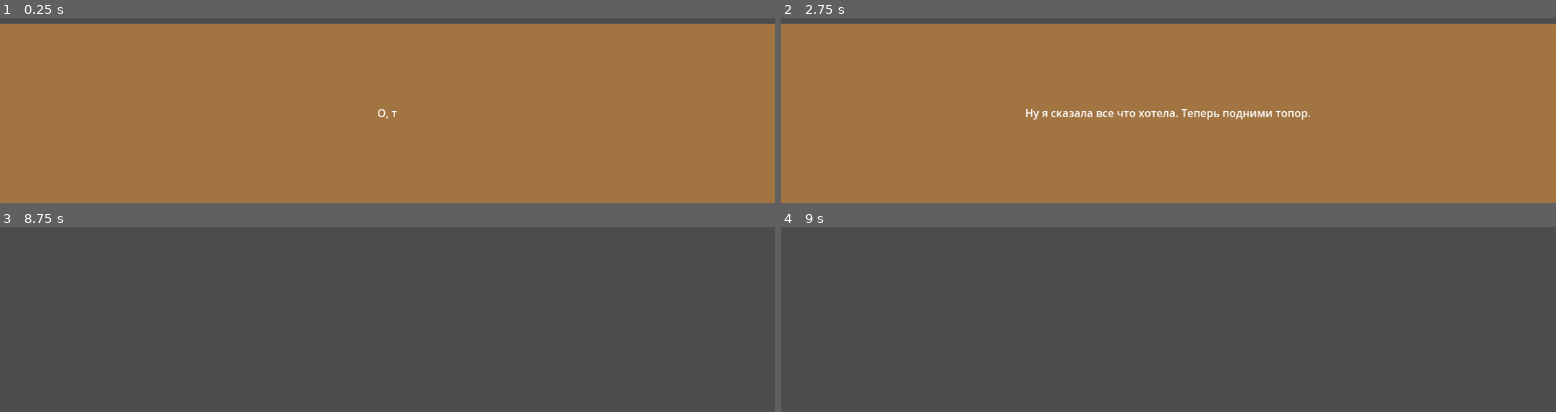
Above: before the commit, frames 1-4 (two rows, left to right).
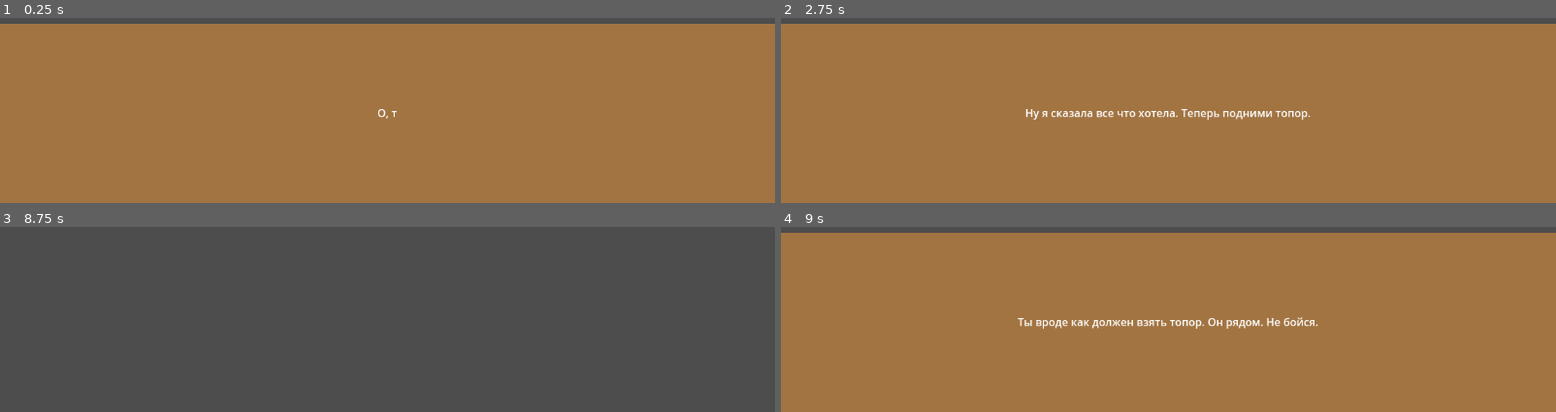
Above: after the commit, the same moments.

Repository: ColdmanAnt/GodotGame
Game: Godot game, scene res://Scenes/StartScene.tscn
Two runs of this game, one before a commit and one after it. Both use one fixed random seed, a clock stepped at 60 frames per second and the inputs below.
Inputs (mouse positions are in pixels of both pictures, inside the frame that each line leads up to):
- Up to frame 1 (0.25 s): no input
- Up to frame 2 (2.75 s): tap Enter at 0.5, 1.35 s; move the mouse to (outside the picture) at 0.52 s; press the mouse at (outside the picture) at 0.53 s; tap Space (ui_select) at 0.77, 1.52, 2 s; move the mouse to (outside the picture) at 1.27 s; release the mouse at (outside the picture) at 1.28 s; move the mouse to (outside the picture) at 2.02 s; press the mouse at (outside the picture) at 2.03 s
- Up to frame 3 (8.75 s): tap Enter at 2.75, 2.85, 4.25, 4.35, 5.85, 7.35 s; move the mouse to (348, 280) at 2.77 s; release the mouse at (348, 280) at 2.78 s; tap Space (ui_select) at 3.02, 3.5, 3.77, 4.52, 5, 6.02, 6.77, 7.52 s; move the mouse to (620, 260) at 3.52 s; press the mouse at (620, 260) at 3.53 s; move the mouse to (outside the picture) at 4.27 s; release the mouse at (outside the picture) at 4.28 s; move the mouse to (outside the picture) at 5.02 s; press the mouse at (outside the picture) at 5.03 s; move the mouse to (outside the picture) at 5.77 s; release the mouse at (outside the picture) at 5.78 s; move the mouse to (outside the picture) at 6.52 s; press the mouse at (outside the picture) at 6.53 s; move the mouse to (outside the picture) at 7.27 s; release the mouse at (outside the picture) at 7.28 s; move the mouse to (outside the picture) at 8.02 s; press the mouse at (outside the picture) at 8.03 s
- Up to frame 4 (9 s): move the mouse to (1129, 280) at 8.77 s; release the mouse at (1129, 280) at 8.78 s; tap Enter at 8.85 s

Frames 1-3 are identical in both runs. In frame 4, 97% of the frame differs, in the area x 0-100%, y 3-100%.

Commit message:
Добавил звук вывода символов

Diff:
--- a/Scenes/UI/DialogUI.tscn
+++ b/Scenes/UI/DialogUI.tscn
@@ -1,6 +1,7 @@
-[gd_scene load_steps=3 format=3 uid="uid://blfarrs2uy2j8"]
+[gd_scene load_steps=4 format=3 uid="uid://blfarrs2uy2j8"]
 
 [ext_resource type="Script" uid="uid://dcjarj8l2vlfk" path="res://Scripts/UI/DialogUI.gd" id="1_qjaxh"]
+[ext_resource type="AudioStream" uid="uid://bantlpchpcg8i" path="res://Assets/Audio/Dialog/mixkit-sci-fi-typewriter-sound-1370-_1_.wav" id="2_scfrx"]
 
 [sub_resource type="StyleBoxFlat" id="StyleBoxFlat_4ta1a"]
 content_margin_left = 20.0
@@ -40,3 +41,7 @@
 horizontal_alignment = 1
 vertical_alignment = 1
 autowrap_mode = 3
+
+[node name="LetterSound" type="AudioStreamPlayer" parent="Panel"]
+stream = ExtResource("2_scfrx")
+volume_db = 4.675
--- a/Scripts/UI/DialogUI.gd
+++ b/Scripts/UI/DialogUI.gd
@@ -11,13 +11,15 @@
 var full_text: String = ""
 var current_text: String = ""
 var is_typing: bool = false
-
+var sound_delay = 2
 var on_dialog_finished_callback: Callable = Callable()
 
 # Эти переменные нужны для покадровой логики:
 var _typing_index: int = 0     # индекс текущего символа в строке
 var _timer: float = 0.0        # счётчик времени для вывода следующей буквы
 
+@onready var letter_sound: AudioStreamPlayer = $Panel/LetterSound
+var sound = load("res://Assets/Audio/Dialog/mixkit-sci-fi-typewriter-sound-1370-_1_.wav")
 @onready var label: Label = $Panel/Label
 
 func _ready() -> void:
@@ -56,12 +58,16 @@
 			_timer = 0.0
 			# Если ещё есть буквы для вывода:
 			if _typing_index < full_text.length():
-				current_text += full_text[_typing_index]
+				var next_char = full_text[_typing_index]
+				current_text += next_char
 				_typing_index += 1
 				label.text = current_text
+				if next_char != " ":
+					letter_sound.play()
 			else:
 				# Все буквы уже выведены, завершаем процесс печати
 				label.text = full_text
+				letter_sound.stop()  # Останавливаем звук, когда текст полностью выведен
 				is_typing = false
 
 func _input(event: InputEvent) -> void:
--- a/Scripts/tutorial_manager.gd
+++ b/Scripts/tutorial_manager.gd
@@ -44,7 +44,7 @@
 var hint_indices := {}
 
 var idle_timer := 0.0
-var idle_threshold := 15.0
+var idle_threshold := 8.0
 var stage_last_updated_time := 0.0
 
 func _ready():
Not shown, added: Assets/Audio/Dialog/mixkit-sci-fi-typewriter-sound-1370-_1_.wav.import
Not shown, added: Assets/Audio/Dialog/mixkit-sci-fi-typewriter-sound-1370-_1_.wav
